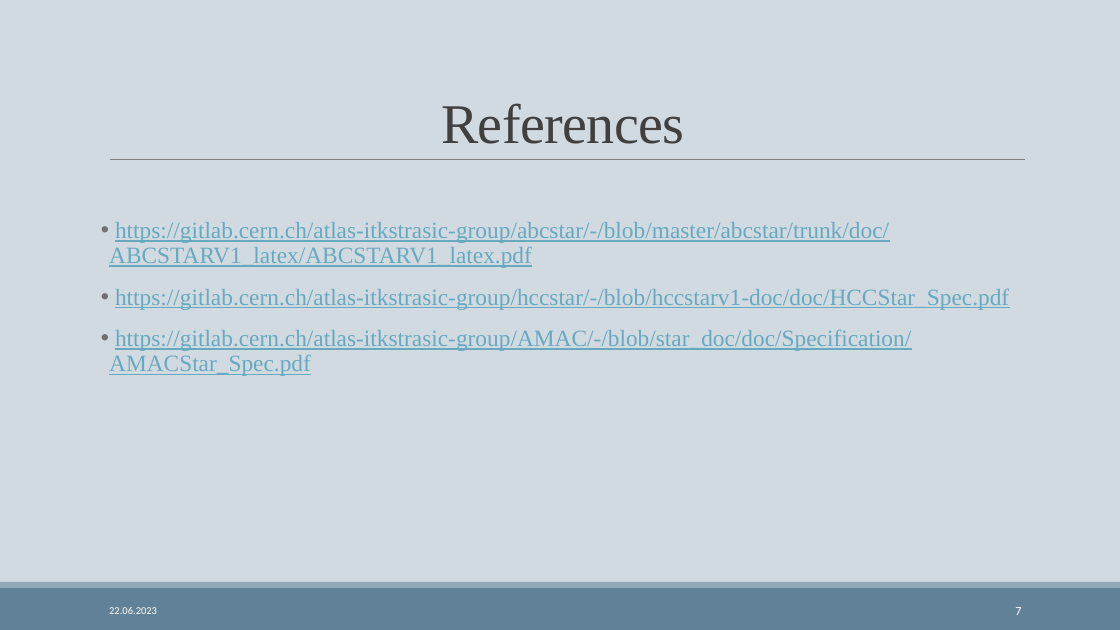
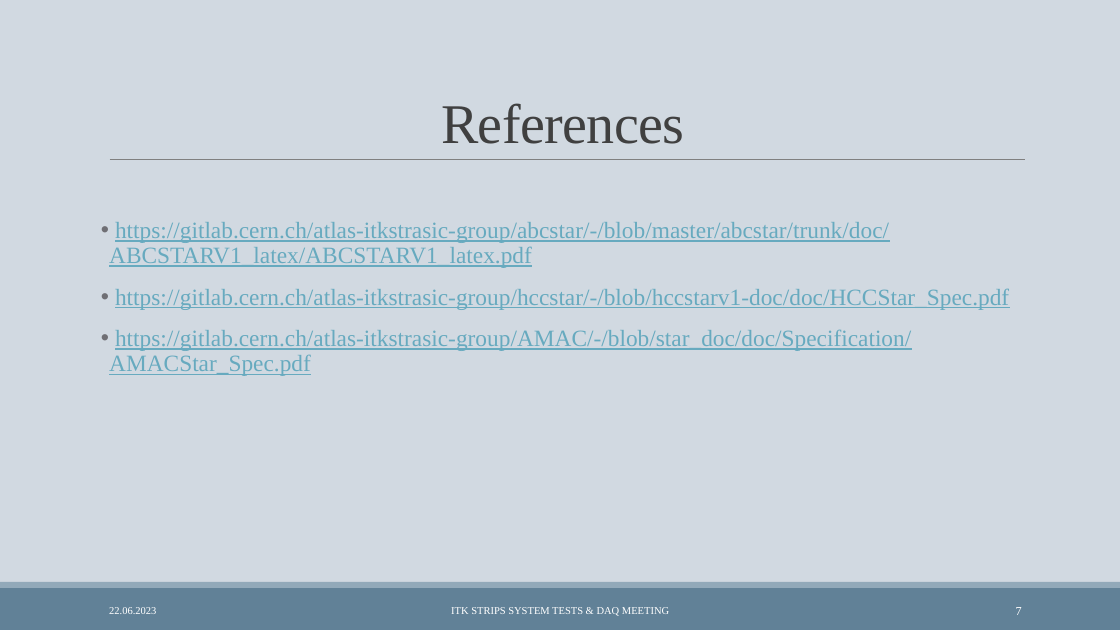
Before and after one commit to gretagoldberg/Register_Converter, a slide deck: slide 7 of itk asic presentation.pptx. Drawn at 1120x630 pixels with LibreOffice and Linux fonts; fonts in the diff are those of the drawing. Boxes give left, top, right and bottom in pixels: in the first picture for what was removed or moved away, otherwise in the second. Text is boxed around its words. In the diff, an @@ line names an element or a change of style, - is before the commit and + after.

```diff
--- a/itk asic presentation.pptx
+++ b/itk asic presentation.pptx
@@ text "22.06.2023" at [109, 607, 156, 614]: font Calibri to Times New Roman @@
@@ page number at [1016, 607, 1022, 615]: font Calibri to Times New Roman @@
@@ text added at [451, 607, 669, 616], 9 pt, text #FFFFFF @@
+ITK STRIPS SYSTEM TESTS & DAQ MEETING
```
Also in this commit, not shown: 6 other slides changed.
